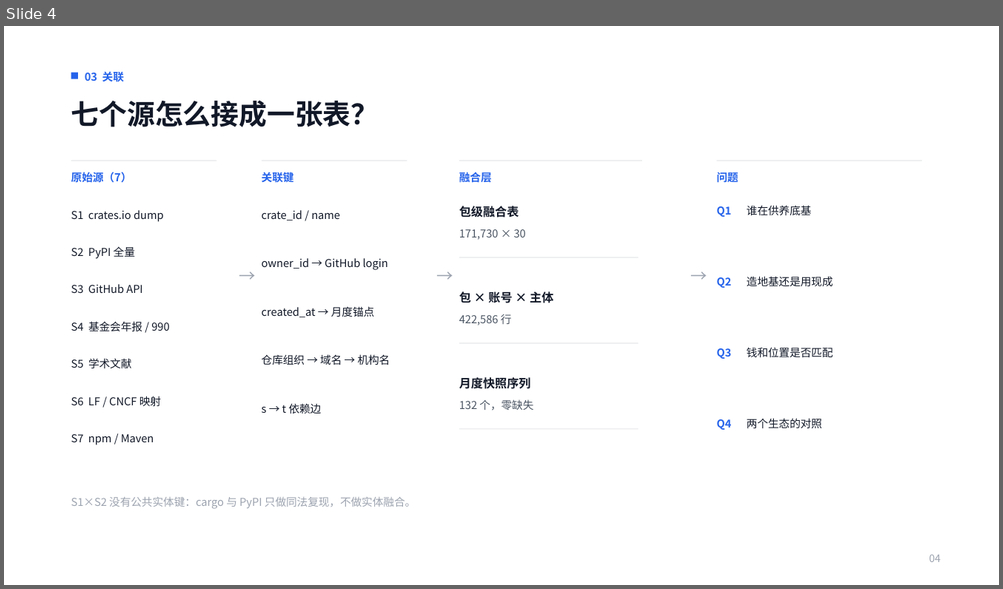
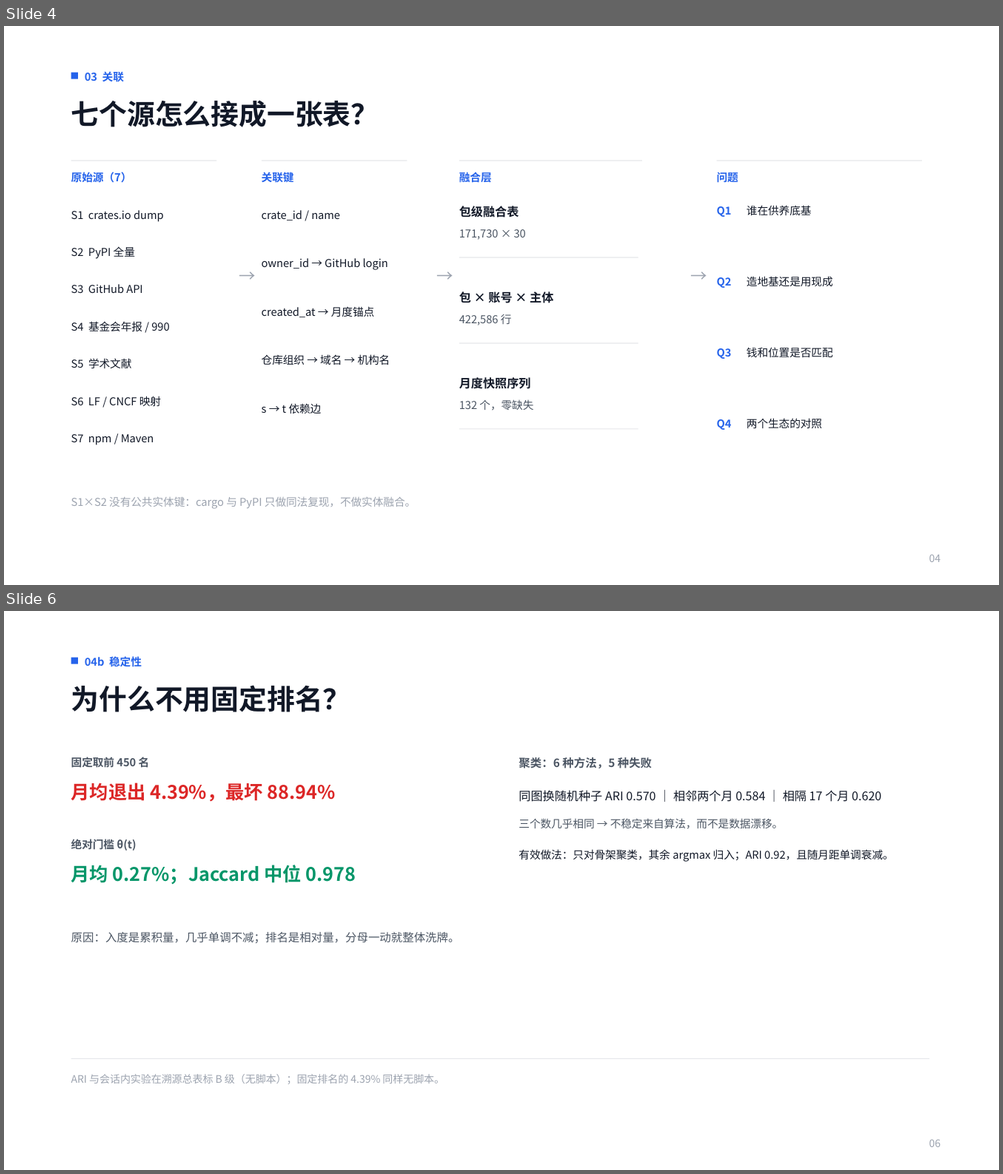
Before and after one commit to lzt-2077/opensource-infra-midterm, a slide deck: 中期展示.pptx. Shown one above the other, each under a label of ours: slide 4 before the commit, slides 4 and 6 after it; the slides between them are not shown. The pictures are 1003x589 and 1003x1174 pixels, drawn with LibreOffice and Linux fonts; fonts in the diff are those of the drawing. Boxes give left, top, right and bottom in pixels: in the first picture for what was removed or moved away, otherwise in the second. Text is boxed around its words. In the diff, an @@ line names an element or a change of style, - is before the commit and + after.

Commit message:
方法页拆两页：底基算法四步 + 稳定性/负面结果；报告同步补算法步骤

```diff
--- a/中期展示.pptx
+++ b/中期展示.pptx
@@ slide 6 added at (x1=4, y1=611, x2=999, y2=1170), background #FFFFFF @@
@@ rectangle added at (x1=71, y1=658, x2=78, y2=664), fill #2563EB @@
@@ text added at (x1=85, y1=656, x2=142, y2=667), 10.5 pt, text #2563EB, bold @@
+04b 稳定性
@@ text added at (x1=71, y1=685, x2=351, y2=712), 27 pt, text #111827, bold @@
+为什么不用固定排名？
@@ text added at (x1=71, y1=757, x2=150, y2=768), 10.5 pt, text #4B5563, bold @@
+固定取前 450 名
@@ text added at (x1=518, y1=758, x2=652, y2=769), 11 pt, text #4B5563, bold @@
+聚类：6 种方法，5 种失败
@@ text added at (x1=71, y1=783, x2=336, y2=802), 18 pt, text #DC2626, bold @@
+月均退出 4.39%，最坏 88.94%
@@ text added at (x1=518, y1=790, x2=893, y2=862), 10.5 pt, text #111827 @@
+同图换随机种子 ARI 0.570 ｜ 相邻两个月 0.584 ｜ 相隔 17 个月 0.620
+三个数几乎相同 → 不稳定来自算法，而不是数据漂移。
+有效做法：只对骨架聚类，其余 argmax 归入；ARI 0.92，且随月距单调衰减。
@@ text added at (x1=71, y1=839, x2=136, y2=851), 10.5 pt, text #4B5563, bold @@
+绝对门槛 θ(t)
@@ text added at (x1=71, y1=865, x2=356, y2=885), 18 pt, text #059669, bold @@
+月均 0.27%；Jaccard 中位 0.978
@@ text added at (x1=71, y1=932, x2=460, y2=944), 11 pt, text #4B5563 @@
+原因：入度是累积量，几乎单调不减；排名是相对量，分母一动就整体洗牌。
@@ rectangle added at (x1=71, y1=1059, x2=929, y2=1059), fill #E5E7EB @@
@@ text added at (x1=71, y1=1074, x2=444, y2=1085), 10 pt, text #9CA3AF @@
+ARI 与会话内实验在溯源总表标 B 级（无脚本）；固定排名的 4.39% 同样无脚本。
@@ text added at (x1=929, y1=1140, x2=941, y2=1147), 10 pt, text #9CA3AF @@
+06
```
Also in this commit, not shown: 7 slides changed, 1 other slide added, 1 slide removed, 2 other files.
